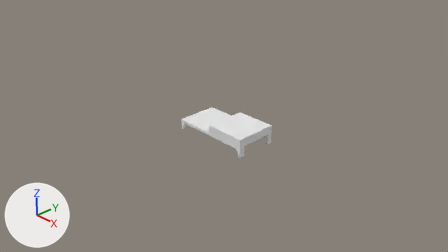
Before and after pictures for a commit that changed the Blender file bed-new.blend.
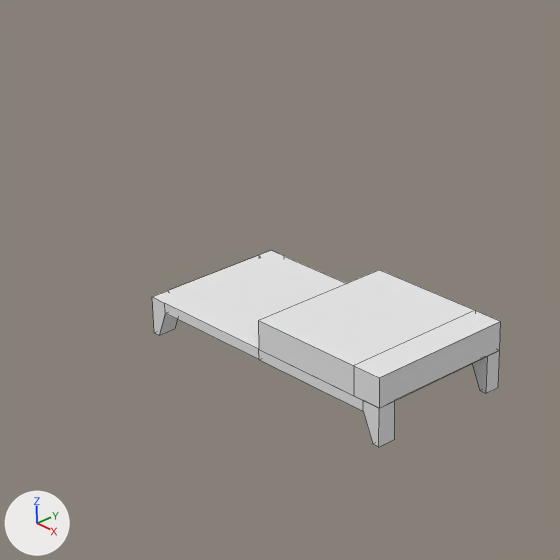
There are two pictures of each version: one from the file's camera 'Camera', one close up on the part from 32% to 64% of the width and 17% to 74% of the height. The lights are fixed; the arrows at lower left show +X, +Y and +Z. The close-ups show mesh edges as thin lines.

Names of what the first close-up shows: 'Base', 'Top'.
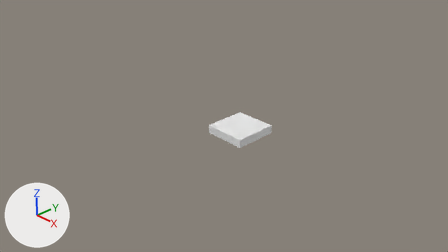
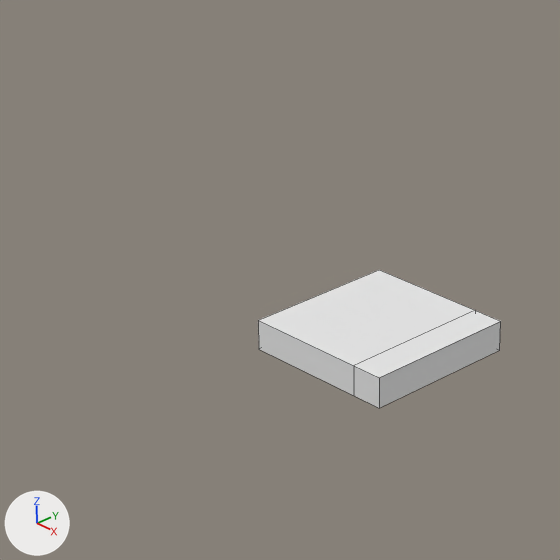
Changed parts and their boxes [x1, y1, x2, y2] in the close-ups (560 x 560 px):
'Base', hidden: before [152, 251, 500, 447]

What the commit changed:
Object 'Base' (ob_base) loses its MIRROR modifier named 'Mirror'.
Modifier setting removed (it was use_mirror_merge = False).
Object 'Base' (ob_base) is now hidden.
